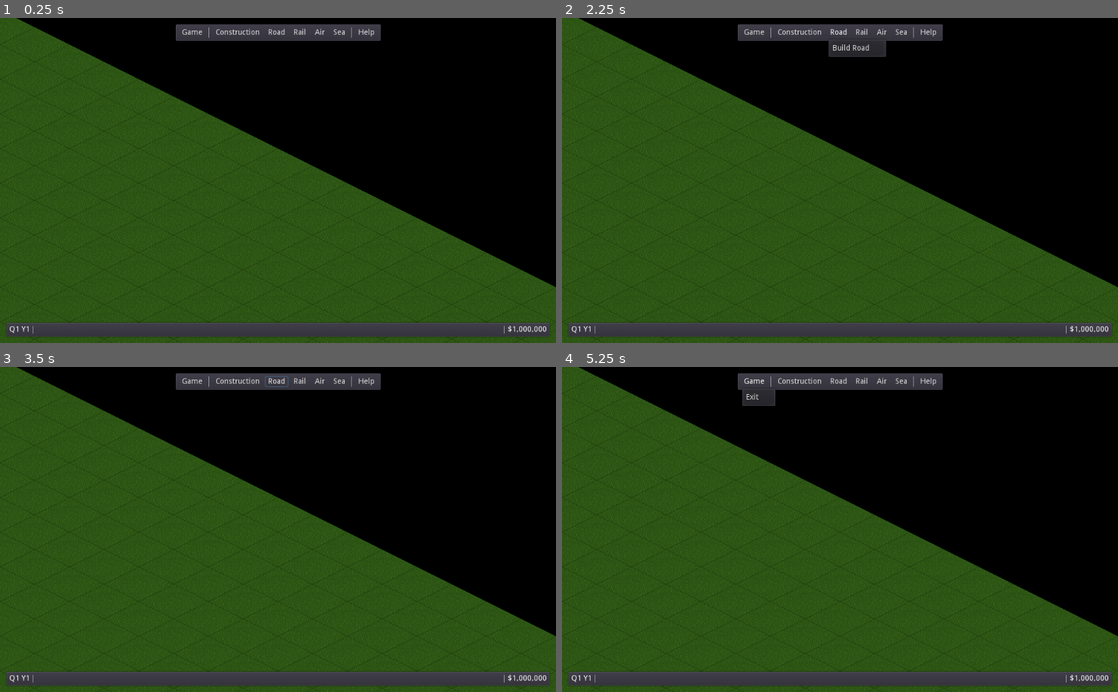
Above: before the commit, frames 1-4 (two rows, left to right).
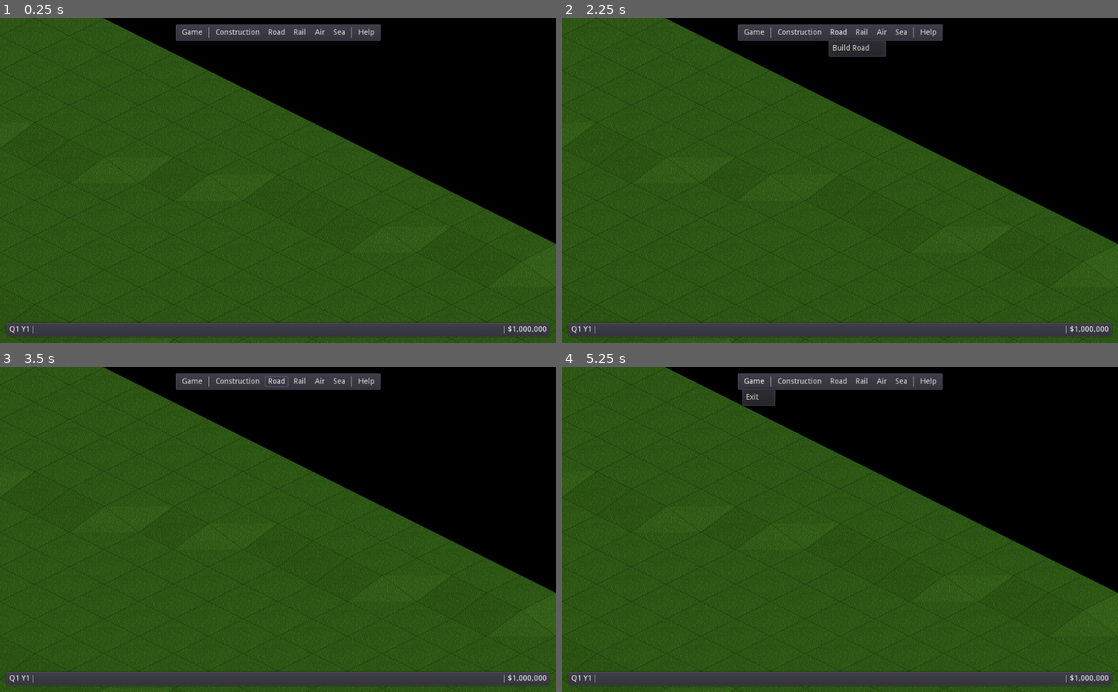
Above: after the commit, the same moments.

Repository: freettd/freettd
Game: Godot game, scene res://src/Main.tscn
Same seed, same stepped clock (60 frames per second), same inputs: the game is played once before the commit and once after it. Before the commit the project starts from res://scenes/Main.tscn.
Inputs:
- Up to frame 1 (0.25 s): no input
- Up to frame 2 (2.25 s): click "Game" at 0.5 s; click "Construction" at 1.25 s; click "Road" at 2 s
- Up to frame 3 (3.5 s): click "Rail" at 2.75 s
- Up to frame 4 (5.25 s): click "Air" at 3.5 s; click "Sea" at 4.25 s; click "Game" at 5 s

The runs differ from the first frame. In frame 1, 12% of the frame differs, in the area x 0-100%, y 0-100%; in frame 2, 12%; in frame 3, 12%; in frame 4, 12%.

Commit message:
wip

Diff:
--- a/project.godot
+++ b/project.godot
@@ -12,7 +12,7 @@
 "base": "Reference",
 "class": "Global",
 "language": "GDScript",
-"path": "res://scripts/Global.gd"
+"path": "res://src/Global.gd"
 } ]
 _global_script_class_icons={
 "Global": ""
@@ -22,7 +22,7 @@
 
 config/name="FreeTTD"
 config/description="Open Source Remake of Transport Tycoon Deluxe"
-run/main_scene="res://scenes/Main.tscn"
+run/main_scene="res://src/Main.tscn"
 
 [debug]
 
--- a/scenes/Main.tscn
+++ b/src/Main.tscn
@@ -1,8 +1,8 @@
 [gd_scene load_steps=4 format=2]
 
-[ext_resource path="res://scenes/world/World.tscn" type="PackedScene" id=1]
-[ext_resource path="res://scenes/desktop-ui/DesktopUI.tscn" type="PackedScene" id=2]
-[ext_resource path="res://scenes/Main.gd" type="Script" id=3]
+[ext_resource path="res://src/world/World.tscn" type="PackedScene" id=1]
+[ext_resource path="res://src/desktop-ui/DesktopUI.tscn" type="PackedScene" id=2]
+[ext_resource path="res://src/Main.gd" type="Script" id=3]
 
 [node name="Main" type="Node2D"]
 script = ExtResource( 3 )
--- a/scenes/desktop-ui/DesktopUI.tscn
+++ b/src/desktop-ui/DesktopUI.tscn
@@ -1,7 +1,7 @@
 [gd_scene load_steps=3 format=2]
 
-[ext_resource path="res://scenes/desktop-ui/Menubar.gd" type="Script" id=1]
-[ext_resource path="res://scenes/desktop-ui/DesktopUI.gd" type="Script" id=2]
+[ext_resource path="res://src/desktop-ui/Menubar.gd" type="Script" id=1]
+[ext_resource path="res://src/desktop-ui/DesktopUI.gd" type="Script" id=2]
 
 [node name="DesktopUI" type="CanvasLayer"]
 script = ExtResource( 2 )
--- a/scenes/world/Selector.gd
+++ b/src/world/Selector.gd
@@ -1,10 +1,13 @@
-extends "res://scenes/world/LayedTilemap.gd"
+extends "res://src/world/LayedTilemap.gd"
 
 signal tile_selected(command)
 signal error(msg)
 
 export (NodePath) var world_terrain
 onready var terrain: Node2D = get_node(world_terrain)
+
+const DEFAULT_SELECTOR_COLOR = Color.white
+const ERROR_SELECTOR_COLOR = Color.red
 
 # drag values
 var drag_enabled: bool = false
@@ -12,6 +15,8 @@
 var current_tile: Vector2 = Vector2.INF
 var selected_tile: Vector2 = Vector2.INF
 
+var selection_error: bool = false
+
 # command config
 var command: Dictionary
 var config: Dictionary
@@ -25,12 +30,14 @@
 var tileset_type: int
 
 enum PathAngle {
+	NONE,
 	ANGLE_0,
 	ANGLE_45,
 	ANGLE_90,
 	ANGLE_135
 }
 
+
 func new_world(cfg: Dictionary) -> void:
 	self.wcfg = cfg
 
@@ -46,7 +53,11 @@
 
 func reset() -> void:
 	clear()
-	path_angle = PathAngle.ANGLE_0
+	path_angle = PathAngle.NONE
+
+	# reset errors
+	modulate = DEFAULT_SELECTOR_COLOR
+	selection_error = false
 
 func _unhandled_input(event: InputEvent) -> void:
 
@@ -149,7 +160,7 @@
 
 		_draw_boxed_area()
 
-	# draw 45 angle
+	# draw 45 angle if selection mode allows it
 	elif config.mode == Global.SelectMode.LINE45:
 
 		var increment: int
@@ -170,71 +181,91 @@
 
 		# draw lines
 		_draw_diaganal_line(start_tile, end_tile, increment)
-		#draw_diaganal_line(start_tile + Vector2(1, 0), end_tile + Vector2(0, -1), increment)
 
 
 # draw selection tiles
 func _draw_boxed_area() -> void:
 
-	var tileset_idx: int = 0
-
-	if path_angle == PathAngle.ANGLE_0:
-		tileset_idx = 0
-	elif path_angle == PathAngle.ANGLE_90:
-		tileset_idx = 1
-
+	var tileset_idx: int
+	var cellv: Vector2
+	var tdata: Dictionary
+
+	# for each cell in the selected area
 	for x in range(box.position.x, box.end.x):
 		for y in range(box.position.y, box.end.y):
 
-			var cellv = Vector2(x, y)
-
-			if not terrain.is_valid_tile(cellv):
+			cellv = Vector2(x, y)
+
+			# validate tile
+			if not terrain.is_valid_tile(cellv) or validate_tile_selection(cellv):
 				continue
 
-			# check if allowed on water
-			#if not config.on_water and terrain.is_water(cellv):
-				#pass
-
-			# check is allowed on slope
-			#if not config.on_slope and terrain.is_slope(cellv):
-				#pass
-
 			# get cell data
-			var tdata: Dictionary = terrain.get_tile_data(cellv)
+			tdata = terrain.get_tile_data(cellv)
+
+			# tile index
+
+			if path_angle == PathAngle.NONE:
+				tileset_idx = tileset_type + tdata.corners
+			elif path_angle == PathAngle.ANGLE_0:
+				tileset_idx = tileset_type + 0
+			elif path_angle == PathAngle.ANGLE_90:
+				tileset_idx = tileset_type + 1
 
 			# draw boxen
 			set_cellv_height(cellv, tdata.height)
-			set_cellv(cellv, tileset_type + tileset_idx)
-
-func _draw_diaganal_line(start, end, increment: int) -> void:
-
-	var tileset_idx: int = 0
+			set_cellv(cellv, tileset_idx)
+
+
+func _draw_diaganal_line(start_cellv, end_cellv, increment: int) -> void:
+
+	var tileset_idx: int
+	var tdata: Dictionary
+	var cellv: Vector2
+
+	var start_tile_with_offset: Vector2
+	var end_tile_with_offset: Vector2
+
+	var step: int
 
 	# draw 2 lines
 	for i in range(0, 2):
+
+		step = 0
 
 		if path_angle == PathAngle.ANGLE_45:
 			tileset_idx = 2 + (2 * i)
 		elif path_angle == PathAngle.ANGLE_135:
 			tileset_idx = 3 + (2 * i)
 
-		var step: int = 0
-
-		var s2 = start + Vector2(i, 0)
-		var e2 = end + Vector2(0, -i)
-
-		for x in range(s2.x, e2.x):
-
-			var cellv: Vector2 = Vector2(x, s2.y + step)
+		start_tile_with_offset = start_cellv + Vector2(i, 0)
+		end_tile_with_offset = end_cellv + Vector2(0, -i)
+
+		for x in range(start_tile_with_offset.x, end_tile_with_offset.x):
+
+			cellv = Vector2(x, start_tile_with_offset.y + step)
 
 			if not terrain.is_valid_tile(cellv):
 				continue
 
+			# validate tile
+			validate_tile_selection(cellv)
+
 			# get cell data
-			var tdata: Dictionary = terrain.get_tile_data(cellv)
+			tdata = terrain.get_tile_data(cellv)
 
 			# draw boxen
 			set_cellv_height(cellv, tdata.height)
 			set_cellv(cellv, tileset_type + tileset_idx)
 
 			step += increment
+
+func validate_tile_selection(cellv: Vector2) -> void:
+
+	# check if allowed on water
+	if not config.on_water and terrain.is_water(cellv):
+		modulate = ERROR_SELECTOR_COLOR
+
+	# check is allowed on slope
+	if not config.on_slope and terrain.is_slope(cellv):
+		modulate = ERROR_SELECTOR_COLOR
--- a/scenes/world/Terrain.gd
+++ b/src/world/Terrain.gd
@@ -1,4 +1,4 @@
-extends "res://scenes/world/LayedTilemap.gd"
+extends "res://src/world/LayedTilemap.gd"
 
 const NOISE_OCTAVES: int = 4
 const NOISE_PERIOD: float = 20.0 # wavey
@@ -18,7 +18,7 @@
 	self.config = cfg
 
 	# Build terrain
-	generate_flatland()
+	generate_heightmap()
 
 
 ## GENERATE TERRAIN
@@ -119,7 +119,6 @@
 # calculate tile direction based on neighbouring tiles
 func _get_tile_alignment(cellv: Vector2) -> int:
 
-	var cdata: Dictionary = celldata[cellv]
 	var cell_height: int = celldata[cellv].noise
 	var corner_bits: int = 0
 	var steeptile: bool = false
@@ -196,3 +195,11 @@
 
 func get_tile_data(cellv: Vector2) -> Dictionary:
 	return celldata[cellv]
+
+# HELPER TILE FUNCTIONS
+
+func is_water(cellv: Vector2) -> bool:
+	return get_cellv_height(cellv) == 0
+
+func is_slope(cellv: Vector2) -> bool:
+	return celldata.get(cellv).corners != 0
--- a/scenes/world/World.gd
+++ b/src/world/World.gd
@@ -7,7 +7,7 @@
 
 func new_world(pckfile) -> void:
 
-	var map_size: Vector2 = Vector2(32, 32)
+	var map_size: Vector2 = Vector2(128, 128)
 	var tilemap_cfg = pckfile.tilemap
 
 	# Terrain
--- a/scenes/world/World.tscn
+++ b/src/world/World.tscn
@@ -1,9 +1,9 @@
 [gd_scene load_steps=5 format=2]
 
-[ext_resource path="res://scenes/world/MainCamera.gd" type="Script" id=1]
-[ext_resource path="res://scenes/world/Terrain.gd" type="Script" id=2]
-[ext_resource path="res://scenes/world/World.gd" type="Script" id=3]
-[ext_resource path="res://scenes/world/Selector.gd" type="Script" id=4]
+[ext_resource path="res://src/world/MainCamera.gd" type="Script" id=1]
+[ext_resource path="res://src/world/Selector.gd" type="Script" id=2]
+[ext_resource path="res://src/world/World.gd" type="Script" id=3]
+[ext_resource path="res://src/world/Terrain.gd" type="Script" id=4]
 
 [node name="World" type="Node"]
 script = ExtResource( 3 )
@@ -17,11 +17,11 @@
 mouse_zoom_increment = 0.5
 
 [node name="Terrain" type="Node2D" parent="."]
-script = ExtResource( 2 )
+script = ExtResource( 4 )
 
 [node name="Selector" type="Node2D" parent="."]
 visible = false
-script = ExtResource( 4 )
+script = ExtResource( 2 )
 world_terrain = NodePath("../Terrain")
 
 [connection signal="tile_selected" from="Selector" to="." method="_on_Selector_tile_selected"]
Renamed: scripts/Global.gd -> src/Global.gd
Renamed: scenes/Main.gd -> src/Main.gd
Renamed: scenes/desktop-ui/DesktopUI.gd -> src/desktop-ui/DesktopUI.gd
Renamed: scenes/desktop-ui/Menubar.gd -> src/desktop-ui/Menubar.gd
Renamed: scenes/world/LayedTilemap.gd -> src/world/LayedTilemap.gd
Renamed: scenes/world/MainCamera.gd -> src/world/MainCamera.gd
